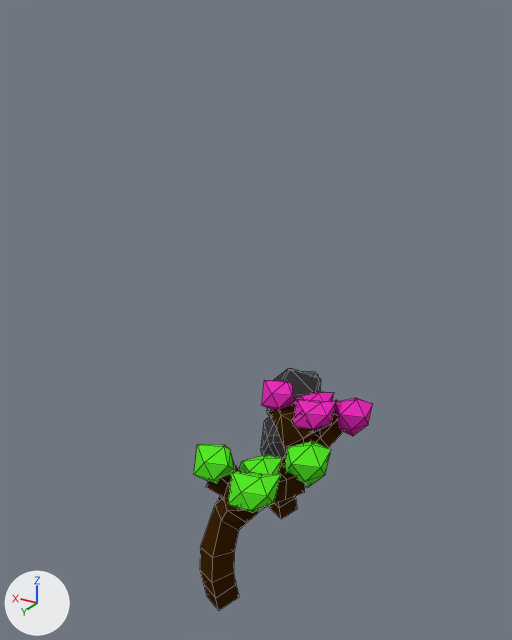
One commit to the Blender file public/assets/raw_blender/assets.blend: the scene before it, then after it.
Camera for both pictures: a 50 mm camera at (-7.48, 13.52, 11.26) aimed at (0.55, 0.14, 4.57). Lighting does not change. The marker at lower left points along +X, +Y and +Z. Mesh edges are drawn as thin lines.
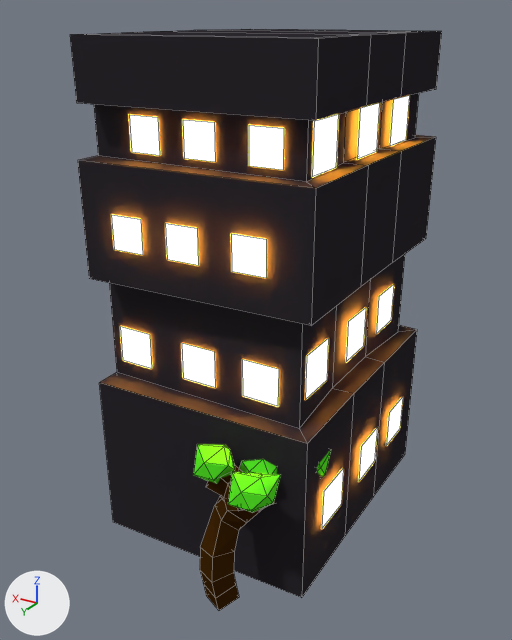
Where the change shows, as pixel boxes (x1, y1, x2, y2) in the pictures (512 x 640 px):
'Cube.003', added (black): after (70, 29, 442, 598)
'Plane.007', added: after (129, 115, 284, 170)
'Plane.003', added: after (111, 215, 266, 278)
'Plane.006', added: after (120, 327, 278, 406)
'Plane.005', added: after (312, 96, 409, 177)
'Plane.004', added: after (305, 285, 394, 400)
'Plane.002', added: after (322, 397, 403, 528)
'Cube.001', unchanged, covered by the edit: before (269, 400, 344, 519)
'Icosphere', unchanged, covered by the edit: before (285, 441, 331, 488); after (317, 450, 331, 477)

Patch to the scene script:
```diff
--- a/public/assets/raw_blender/assets.blend.py
+++ b/public/assets/raw_blender/assets.blend.py
@@ me_plane_008 @@
+me_plane_008.from_pydata([(-1.0, -1.0, 0.0), (1.0, -1.0, 0.0), (-1.0, 1.0, 0.0), (1.0, 1.0, 0.0), (-1.0, -5.05, 0.0), (1.0, -5.05, 0.0), (-1.0, -3.05, 0.0), (1.0, -3.05, 0.0), (-1.0, -8.69, 0.0), (1.0, -8.69, 0.0), (-1.0, -6.69, 0.0), (1.0, -6.69, 0.0)], [], [(0, 1, 3, 2), (4, 5, 7, 6), (8, 9, 11, 10)])
+me_plane_008.materials.append(mat_material_016)  # yellow #dbe70d
@@ me_plane_007 @@
+me_plane_007.from_pydata([(-1.0, -1.0, 0.0), (1.0, -1.0, 0.0), (-1.0, 1.0, 0.0), (1.0, 1.0, 0.0), (-1.0, -5.05, 0.0), (1.0, -5.05, 0.0), (-1.0, -3.05, 0.0), (1.0, -3.05, 0.0), (-1.0, -8.69, 0.0), (1.0, -8.69, 0.0), (-1.0, -6.69, 0.0), (1.0, -6.69, 0.0)], [], [(0, 1, 3, 2), (4, 5, 7, 6), (8, 9, 11, 10)])
+me_plane_007.materials.append(mat_material_015)  # yellow #dbe70d
@@ me_plane_006 @@
+me_plane_006.from_pydata([(-1.0, -1.0, 0.0), (1.0, -1.0, 0.0), (-1.0, 1.0, 0.0), (1.0, 1.0, 0.0), (-1.0, -5.05, 0.0), (1.0, -5.05, 0.0), (-1.0, -3.05, 0.0), (1.0, -3.05, 0.0), (-1.0, -8.69, 0.0), (1.0, -8.69, 0.0), (-1.0, -6.69, 0.0), (1.0, -6.69, 0.0)], [], [(0, 1, 3, 2), (4, 5, 7, 6), (8, 9, 11, 10)])
+me_plane_006.materials.append(mat_material_014)  # yellow #dbe70d
@@ me_plane_004 @@
+me_plane_004.from_pydata([(-1.0, -1.0, 0.0), (1.0, -1.0, 0.0), (-1.0, 1.0, 0.0), (1.0, 1.0, 0.0), (-1.0, -5.05, 0.0), (1.0, -5.05, 0.0), (-1.0, -3.05, 0.0), (1.0, -3.05, 0.0), (-1.0, -8.69, 0.0), (1.0, -8.69, 0.0), (-1.0, -6.69, 0.0), (1.0, -6.69, 0.0)], [], [(0, 1, 3, 2), (4, 5, 7, 6), (8, 9, 11, 10)])
+me_plane_004.materials.append(mat_material_011)  # yellow #dbe70d
@@ me_plane_002 @@
+me_plane_002.from_pydata([(-1.0, -1.0, 0.0), (1.0, -1.0, 0.0), (-1.0, 1.0, 0.0), (1.0, 1.0, 0.0), (-1.0, -5.05, 0.0), (1.0, -5.05, 0.0), (-1.0, -3.05, 0.0), (1.0, -3.05, 0.0), (-1.0, -8.69, 0.0), (1.0, -8.69, 0.0), (-1.0, -6.69, 0.0), (1.0, -6.69, 0.0)], [], [(0, 1, 3, 2), (4, 5, 7, 6), (8, 9, 11, 10)])
+me_plane_002.materials.append(mat_material_011)  # yellow #dbe70d
@@ ob_plane_007 @@
+ob_plane_007 = bpy.data.objects.new('Plane.007', me_plane_008)
+ob_plane_007.location = (-1.21, 2.73, 9.15)
+ob_plane_007.rotation_euler = (-1.571, 1.571, 0.0)  # degrees (-90, 90, 0)
+ob_plane_007.scale = (0.349, 0.349, 0.349)
@@ ob_plane_006 @@
+ob_plane_006 = bpy.data.objects.new('Plane.006', me_plane_007)
+ob_plane_006.location = (2.08, 2.73, 4.52)
+ob_plane_006.rotation_euler = (1.571, 1.571, 0.0)  # degrees (90, 90, 0)
+ob_plane_006.scale = (0.414, 0.414, 0.414)
@@ ob_plane_005 @@
+ob_plane_005 = bpy.data.objects.new('Plane.005', me_plane_006)
+ob_plane_005.location = (-1.98, 1.97, 9.15)
+ob_plane_005.rotation_euler = (0.0, 1.571, 0.0)  # degrees (0, 90, 0)
+ob_plane_005.scale = (0.478, 0.478, 0.478)
@@ ob_plane_004 @@
+ob_plane_004 = bpy.data.objects.new('Plane.004', me_plane_005)  # 24 vertices, 6 faces; spans x -1.0..10.23, y -8.69..1.0, z 0.0; in mat_material_013 (yellow #dbe70d), mat_material_011 (yellow #dbe70d)
+ob_plane_004.location = (-1.98, 1.97, 9.15)
+ob_plane_004.rotation_euler = (0.0, 1.571, 0.0)  # degrees (0, 90, 0)
+ob_plane_004.scale = (0.478, 0.478, 0.478)
@@ ob_plane_003 @@
+ob_plane_003 = bpy.data.objects.new('Plane.003', me_plane_004)
+ob_plane_003.location = (-1.15, 3.22, 7.32)
+ob_plane_003.rotation_euler = (-1.606, 1.571, 0.0)  # degrees (-92, 90, 0)
+ob_plane_003.scale = (0.355, 0.355, 0.355)
@@ ob_plane_002 @@
+ob_plane_002 = bpy.data.objects.new('Plane.002', me_plane_002)
+ob_plane_002.location = (-2.47, 1.97, 1.75)
+ob_plane_002.rotation_euler = (0.0, 1.571, 0.0)  # degrees (0, 90, 0)
+ob_plane_002.scale = (0.478, 0.478, 0.478)
@@ ob_cube_003 @@
+ob_cube_003 = bpy.data.objects.new('Cube.003', me_cube_004)  # 100 vertices, 90 faces; spans x -1.16..1.06, y -1.21..1.21, z -1.0..1.0; in mat_material_010 (black #2d292f)
+ob_cube_003.location = (0.39, -0.07, 5.38)
+ob_cube_003.scale = (2.37, 2.75, 5.54)
```
